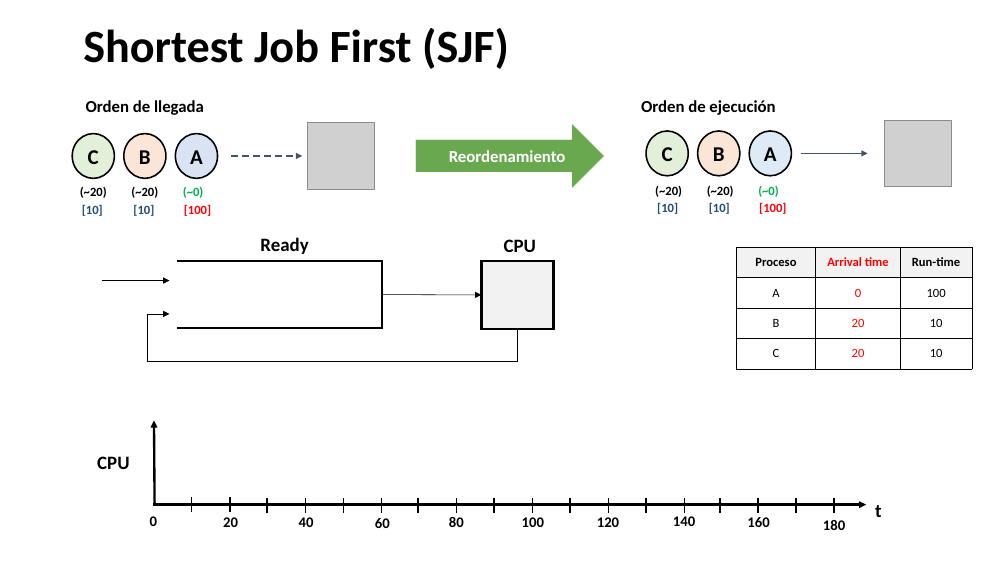
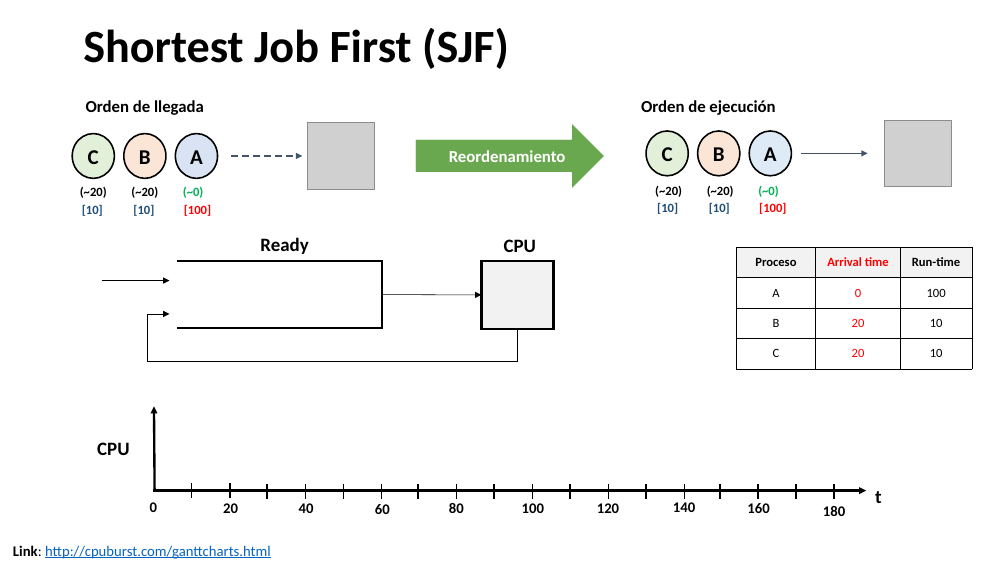
Before and after one commit to udea-so/apuntes_2026-2_SO-virtual, a slide deck: slide 35 of clase_05/SO_apuntes_clase5.pptx (slide 33 before the commit). Drawn at 1008x567 pixels with LibreOffice and Linux fonts; fonts in the diff are those of the drawing; grey boxes stand for pictures. Boxes give left, top, right and bottom in pixels: in the first picture for what was removed or moved away, otherwise in the second. Text is boxed around its words. In the diff, an @@ line names an element or a change of style, - is before the commit and + after.

```diff
--- a/clase_05/SO_apuntes_clase5.pptx
+++ b/clase_05/SO_apuntes_clase5.pptx
@@ 18 lines, 12 texts, 2 arrows: place and size @@
-18 lines, 12 texts, 2 arrows at (97,420,882,530)
+18 lines, 12 texts, 2 arrows at (97,407,882,516)
@@ text added at (13,545,271,559), 14 pt, text #0563C1, underline @@
+Link: http://cpuburst.com/ganttcharts.html
```
Also in this commit, not shown: 12 other slides changed, 2 slides added, 17 other files.
